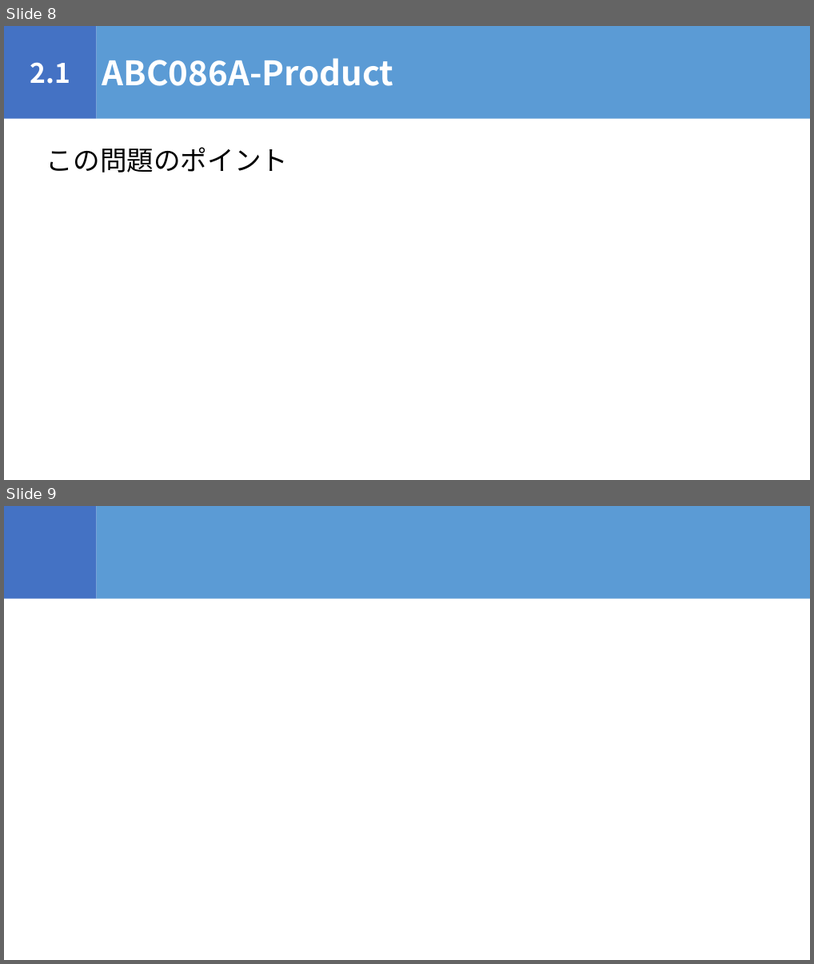
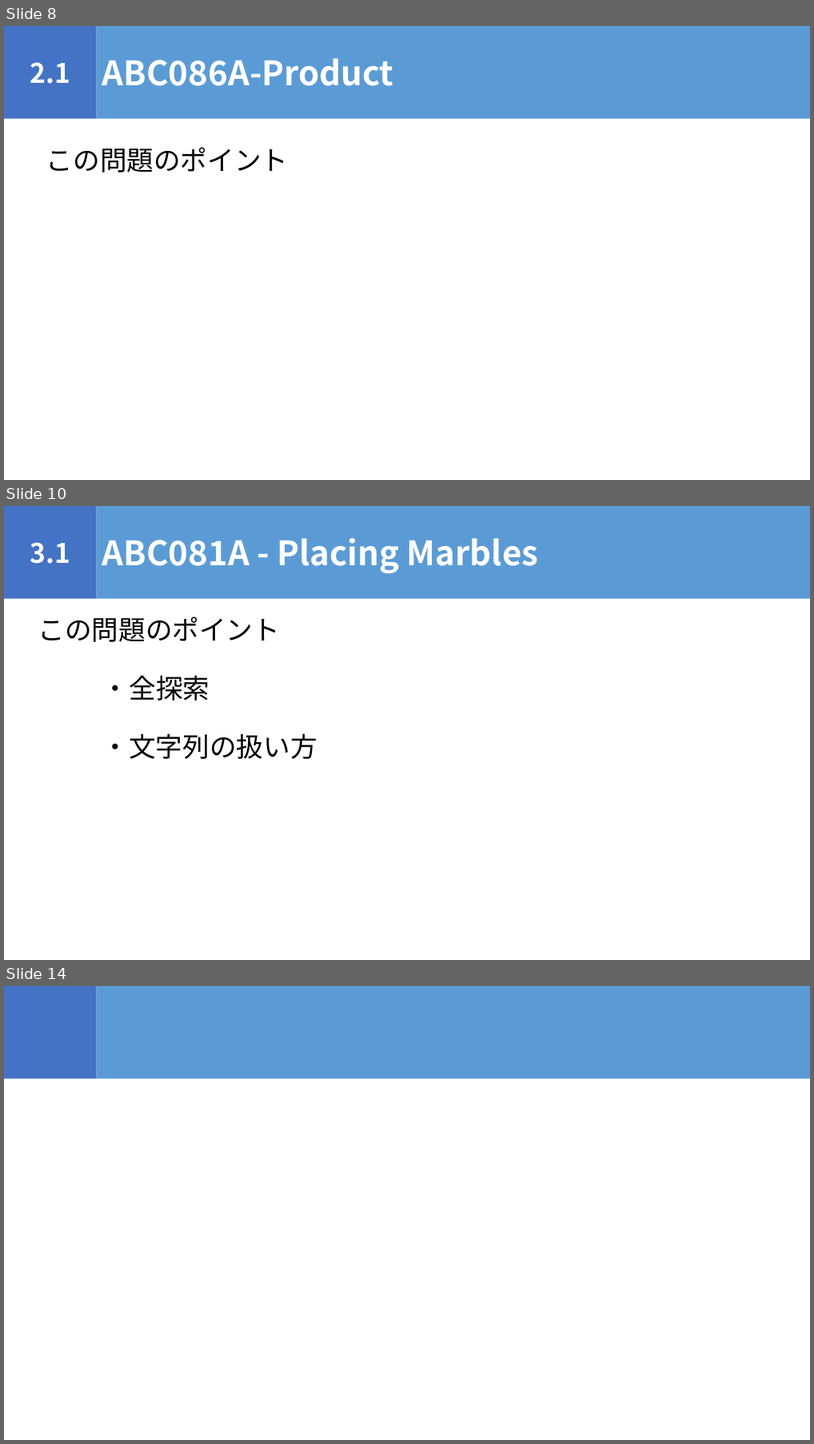
Before and after one commit to igeeeeee/triC_AtCoder_Beginners_Selection, a slide deck: ABS_勉強会.pptx. Shown one above the other, each under a label of ours: slides 8 and 9 before the commit, slides 8, 10 and 14 after it; the slides between them are not shown. The pictures are 814x964 and 814x1444 pixels, drawn with LibreOffice and Linux fonts; fonts in the diff are those of the drawing. Boxes give left, top, right and bottom in pixels: in the first picture for what was removed or moved away, otherwise in the second. Text is boxed around its words. In the diff, an @@ line names an element or a change of style, - is before the commit and + after.

```diff
--- a/ABS_勉強会.pptx
+++ b/ABS_勉強会.pptx
@@ slide 10 added at (x1=4, y1=506, x2=810, y2=960), background #FFFFFF @@
@@ rectangle added at (x1=4, y1=506, x2=97, y2=599), fill #4472C4, 32 pt, text #FFFFFF, bold @@
+3.1
@@ rectangle added at (x1=97, y1=506, x2=810, y2=599), fill #5B9BD5, 40 pt, text #FFFFFF, bold @@
+ABC081A - Placing Marbles
@@ text added at (x1=38, y1=616, x2=280, y2=642), 32 pt, text #000000 @@
+この問題のポイント
@@ text added at (x1=102, y1=675, x2=210, y2=700), 32 pt, text #000000 @@
+・全探索
@@ text added at (x1=102, y1=733, x2=318, y2=759), 32 pt, text #000000 @@
+・文字列の扱い方
@@ what was slide 9 is now slide 14 @@
```
Also in this commit, not shown: 4 other slides added, 3 other files.
